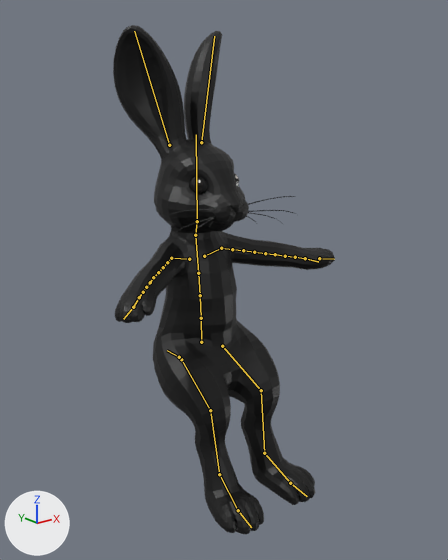
What one commit did to the Blender file assets/models/rabbit/tripo-hand/rabbit.blend.
One viewpoint serves both versions: a camera (50 mm lens) standing at (-0.745, -1.013, 0.893) and looking at (-0.001, -0.083, 0.521). Every picture has the same lights, and +X, +Y and +Z are marked at lower left. The picture after the commit comes second. Both versions are drawn at frame 1 of the action 'bind'; the numbers are the values there. The bones that bend it are drawn over the model as lines.

The first picture shows 'rabbit' and 1 more.
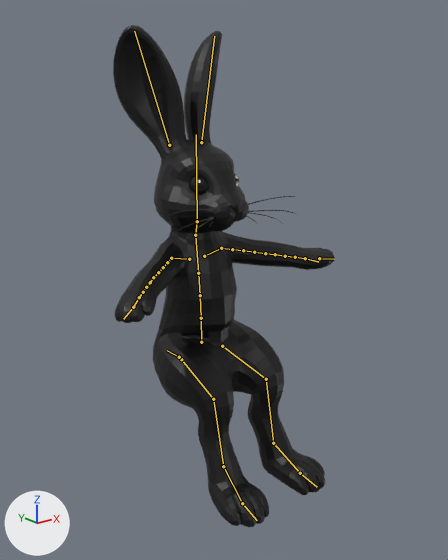
Commit message: fix(models): seat the rabbit candidate on a deeper chair

Boxes (x1, y1, x2, y2) around the edits, measured in the pictures (448 x 560 px):
'rabbit', posed
    before: (113, 25, 335, 534)
    after: (113, 25, 335, 527)
bone 'thigh_L', root to tip
    before: (222, 346) to (261, 390)
    after: (222, 346) to (266, 379)
bone 'shin_L', root to tip
    before: (261, 390) to (264, 453)
    after: (266, 379) to (273, 443)
bone 'foot_L', root to tip
    before: (264, 453) to (290, 483)
    after: (273, 443) to (300, 473)
bone 'thigh_R', root to tip
    before: (181, 359) to (210, 410)
    after: (181, 359) to (213, 399)
bone 'shin_R', root to tip
    before: (210, 410) to (219, 474)
    after: (213, 399) to (223, 466)
bone 'foot_R', root to tip
    before: (219, 474) to (238, 510)
    after: (223, 466) to (242, 503)

The edits, one by one:
Bone 'thigh_L' (bone_thigh_l) turns from (51, -1, 6) to (65, -2, 7) degrees about its own x, y and z.
Bone 'shin_L' (bone_shin_l) turns from (-36, -6, -8) to (-47, -6, -8) degrees about its own x, y and z.
Bone 'foot_L' (bone_foot_l) turns from (-19, 6, 2) to (-22, 5, 2) degrees about its own x, y and z.
Bone 'thigh_R' (bone_thigh_r) turns from (51, 1, -6) to (65, 2, -7) degrees about its own x, y and z.
Bone 'shin_R' (bone_shin_r) turns from (-36, 6, 8) to (-47, 6, 8) degrees about its own x, y and z.
Bone 'foot_R' (bone_foot_r) turns from (-19, -6, -2) to (-22, -5, -2) degrees about its own x, y and z.
